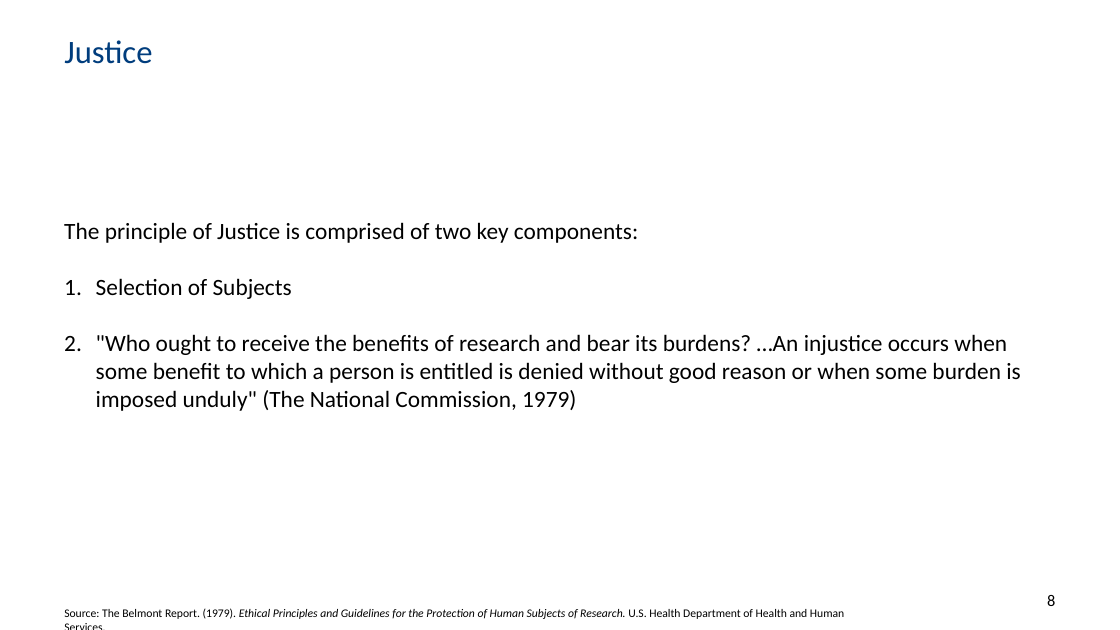
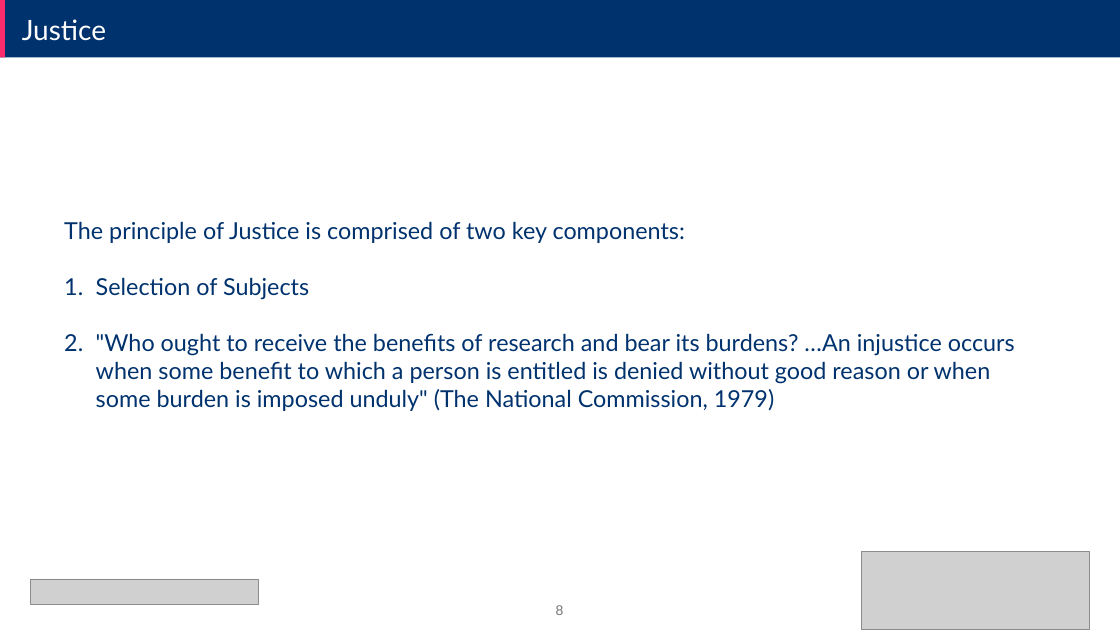
Before and after one commit to ML4NS/ml4ns.github.io, a slide deck: slide 8 of slides/Ethical AI - Principles and Practices/Ethical AI - Principles and Practices.pptx. Drawn at 1120x630 pixels with LibreOffice and Linux fonts; fonts in the diff are those of the drawing; grey boxes stand for pictures; background and template pictures are left out. Boxes give left, top, right and bottom in pixels: in the first picture for what was removed or moved away, otherwise in the second. Text is boxed around its words. In the diff, an @@ line names an element or a change of style, - is before the commit and + after.

```diff
--- a/slides/Ethical AI - Principles and Practices/Ethical AI - Principles and Practices.pptx
+++ b/slides/Ethical AI - Principles and Practices/Ethical AI - Principles and Practices.pptx
@@ rectangle added at (x1=0, y1=0, x2=1120, y2=57), fill #00326E @@
@@ rectangle added at (x1=0, y1=0, x2=5, y2=57), fill #FA2C6E @@
@@ text "Justice" moved from (x1=64, y1=40, x2=152, y2=64) to (x1=22, y1=19, x2=106, y2=41) @@
@@ text "Justice" at (x1=22, y1=19, x2=106, y2=41): size 28 to 24 pt, font Calibri to Lato, text colour #003D7D to #FFFFFF; vertical alignment middle to top @@
@@ text "The principle of Justice is ..." at (x1=64, y1=221, x2=1015, y2=411): font Calibri to Lato, text colour #000000 to #00326E @@
@@ picture added at (x1=862, y1=551, x2=1090, y2=629) @@
@@ picture added at (x1=30, y1=579, x2=258, y2=604) @@
@@ page number moved from (x1=1047, y1=595, x2=1055, y2=606) to (x1=556, y1=605, x2=564, y2=615) @@
@@ page number at (x1=556, y1=605, x2=564, y2=615): size 14 to 12 pt, font Calibri to Arial, text colour #000000 to #797979; alignment right to centre; vertical alignment top to middle @@
@@ text removed at (x1=64, y1=608, x2=844, y2=619) @@
-Source: The Belmont Report. (1979). Ethical Principles and Guidelines for the Protection of Human Subjects of Research. U.S. Health Department of Health and Human Services.
```
Also in this commit, not shown: 16 other slides changed, 2 slides added, 1 slide removed.
